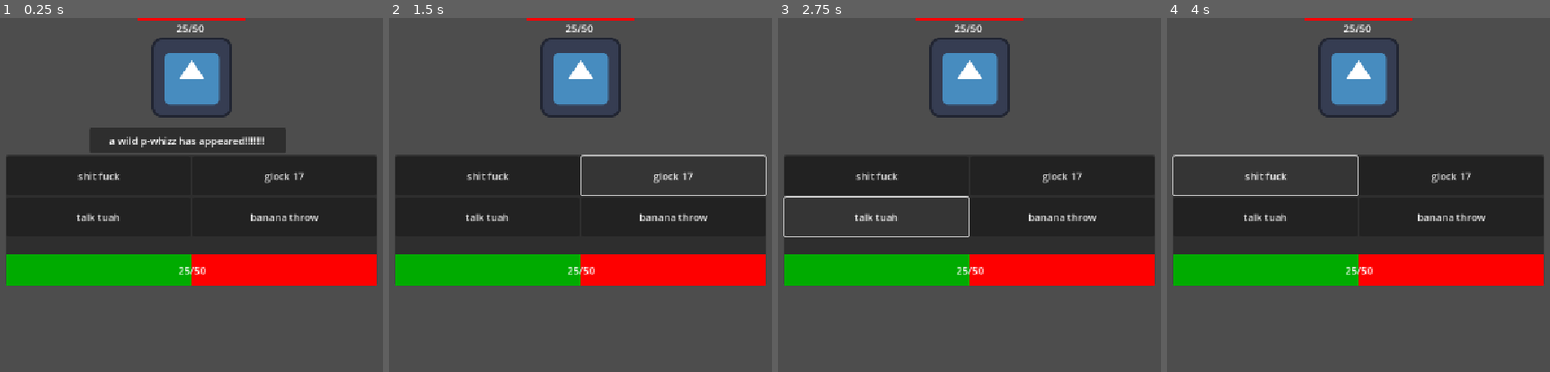
Above: before the commit, frames 1-4 (left to right).
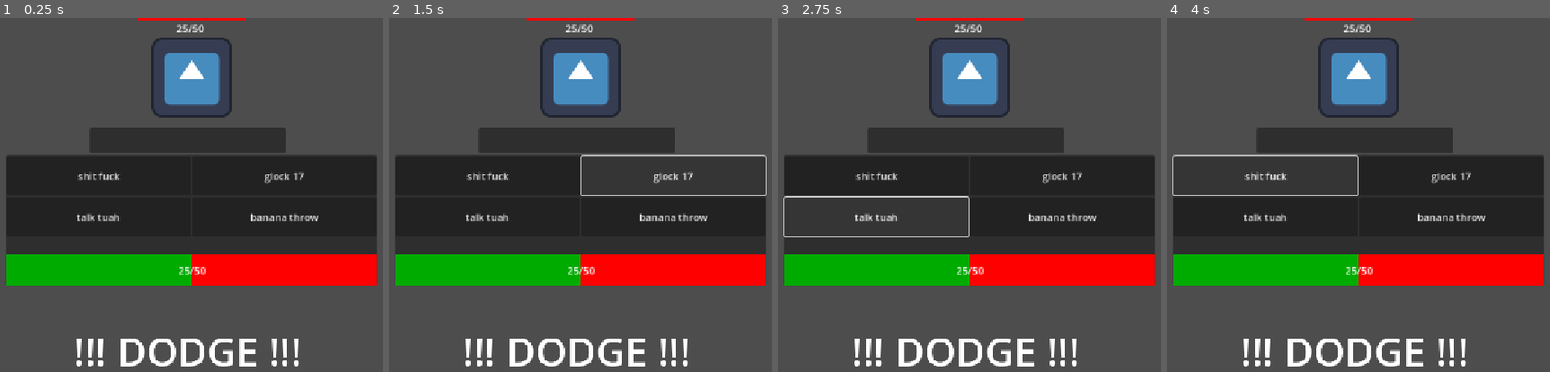
Above: after the commit, the same moments.

Repository: Game-Development-Club-at-UMD/Ludum-Dare-58
Game: Godot game, scene res://Combat/Battle Scene/battle.tscn
Two runs of this game, one before a commit and one after it. Both use one fixed random seed, a clock stepped at 60 frames per second and the inputs below. The engine's default icon, where the game draws it, is replaced by a stand-in: a white triangle on a blue panel in a dark square.
Inputs:
- Up to frame 1 (0.25 s): no input
- Up to frame 2 (1.5 s): click "shit fuck" at 0.5 s; click "glock 17" at 1.25 s
- Up to frame 3 (2.75 s): click "talk tuah" at 2 s
- Up to frame 4 (4 s): click "banana throw" at 2.75 s; click "shit fuck" at 3.5 s

The runs differ from the first frame. In frame 1, 2.4% of the frame differs, in the area x 19-78%, y 33-99%; in frame 2, 5.5%, in the area x 19-78%, y 30-99%; in frame 3, 5.5%; in frame 4, 5.5%.
Error before the commit: Invalid access to property or key 'health' on a base object of type 'Resource (BaseEnemy.gd)'. (res://Combat/Battle)

Commit message:
prep

Diff:
--- a/ludum-dare-58/Combat/Battle Scene/battle.tscn
+++ b/ludum-dare-58/Combat/Battle Scene/battle.tscn
@@ -1,8 +1,9 @@
-[gd_scene load_steps=7 format=3 uid="uid://cp2prdao74j3h"]
+[gd_scene load_steps=8 format=3 uid="uid://cp2prdao74j3h"]
 
-[ext_resource type="Script" uid="uid://c7wrivykeywb6" path="res://Combat/Battle Scene/battle.gd" id="1_ip7xm"]
-[ext_resource type="Resource" uid="uid://bpghkryt3mr0c" path="res://Combat/Pwhizz.tres" id="2_7sfm4"]
-[ext_resource type="Texture2D" uid="uid://dstft2ogyxgit" path="res://icon.svg" id="3_i431l"]
+[ext_resource type="Script" uid="uid://d4jalbtjm0yrc" path="res://Combat/Manager/CombatManager.gd" id="1_16hna"]
+[ext_resource type="PackedScene" uid="uid://b6ic7wsg00p1j" path="res://Enemy/enemy.tscn" id="2_16hna"]
+[ext_resource type="PackedScene" uid="uid://c6a7ifv5dqitu" path="res://Buttons/DodgeButton.tscn" id="2_fd3ov"]
+[ext_resource type="Texture2D" uid="uid://toihdn7brrw5" path="res://icon.svg" id="3_i431l"]
 
 [sub_resource type="StyleBoxFlat" id="StyleBoxFlat_w7wwj"]
 bg_color = Color(0.99607843, 0, 0, 1)
@@ -14,8 +15,14 @@
 bg_color = Color(0.972549, 0, 0.019607844, 1)
 
 [node name="Battle" type="Node3D"]
-script = ExtResource("1_ip7xm")
-enemy = ExtResource("2_7sfm4")
+script = ExtResource("1_16hna")
+
+[node name="Enemy" parent="." instance=ExtResource("2_16hna")]
+unique_name_in_owner = true
+
+[node name="DodgeButton" parent="." instance=ExtResource("2_fd3ov")]
+unique_name_in_owner = true
+position = Vector2(570, 533)
 
 [node name="Playerstats" type="Panel" parent="."]
 anchors_preset = 8
--- a/ludum-dare-58/Combat/Manager/CombatManager.gd
+++ b/ludum-dare-58/Combat/Manager/CombatManager.gd
@@ -1,12 +1,15 @@
-class_name CombatManager
-extends Node
+class_name CombatManager extends Node3D
 
-@onready var dodgeButton : DodgeButton = $DodgeButton
+@onready var dodgeButton : DodgeButton = %DodgeButton
+@onready var enemy : Enemy = %Enemy
 var dodging : bool = false
 
 func _ready() -> void:
 	dodgeButton.connect("dodgeStart", isDodging)
 	dodgeButton.connect("dodgeEnd", stopDodging)
+
+	enemy.connect("sendEnemyMove", callMoveOnPlayer)
+	#player.connect("sendPlayerMove", callMoveOnPlayer)
 
 
 func switchTurn():
@@ -18,3 +21,11 @@
 
 func stopDodging():
 	dodging = false
+
+
+func callMoveOnPlayer():
+	pass
+
+
+func callMoveOnEnemy(moveToCall : Move):
+	moveToCall.DoMove(enemy)
--- a/ludum-dare-58/Combat/Manager/combat_manager.tscn
+++ b/ludum-dare-58/Combat/Manager/combat_manager.tscn
@@ -1,11 +1,18 @@
-[gd_scene load_steps=3 format=3 uid="uid://duuy661qaoaco"]
+[gd_scene load_steps=4 format=3 uid="uid://6drharspt83i"]
 
 [ext_resource type="Script" uid="uid://d4jalbtjm0yrc" path="res://Combat/Manager/CombatManager.gd" id="1_3m3na"]
 [ext_resource type="PackedScene" uid="uid://c6a7ifv5dqitu" path="res://Buttons/DodgeButton.tscn" id="2_mcrup"]
+[ext_resource type="Script" uid="uid://dh1vhk28np72i" path="res://Enemy/Enemy.gd" id="3_t5fjb"]
 
 [node name="CombatManager" type="Node"]
 script = ExtResource("1_3m3na")
 metadata/_custom_type_script = "uid://d4jalbtjm0yrc"
 
 [node name="DodgeButton" parent="." instance=ExtResource("2_mcrup")]
+unique_name_in_owner = true
 position = Vector2(570, 533)
+
+[node name="Enemy" type="Node3D" parent="."]
+unique_name_in_owner = true
+script = ExtResource("3_t5fjb")
+metadata/_custom_type_script = "uid://dh1vhk28np72i"
--- a/ludum-dare-58/Combat/Pwhizz.tres
+++ /dev/null
@@ -1,12 +0,0 @@
-[gd_resource type="Resource" load_steps=4 format=3 uid="uid://bpghkryt3mr0c"]
-
-[ext_resource type="Script" uid="uid://yfidqerdplbl" path="res://Combat/Battle Scene/BaseEnemy.gd" id="1_i4rpk"]
-[ext_resource type="Resource" uid="uid://076mrrrxg5pd" path="res://Body Parts/Resources/GenericLimb.tres" id="1_re55s"]
-[ext_resource type="Texture2D" uid="uid://civy0bjpo5v0d" path="res://IMG_6062.jpg" id="2_re55s"]
-
-[resource]
-script = ExtResource("1_i4rpk")
-name = "p-jizzy"
-texture = ExtResource("2_re55s")
-enemyBodyPart1 = ExtResource("1_re55s")
-enemyBodyPart2 = ExtResource("1_re55s")
--- /dev/null
+++ b/ludum-dare-58/Enemy/Enemy.gd
@@ -0,0 +1,19 @@
+class_name Enemy extends ParentCreature
+
+signal sendEnemyMove(emittedMove : Move)
+
+var rNum : int
+
+## Random Selection of one of the current moves
+func SelectMove():
+	rNum = randi_range(1, getMovesHolder().moveDict.size())
+	sendEnemyMove.emit(getMovesHolder().getMoveFromDict("Move"+ str(rNum)))
+	print(getMovesHolder().getMoveFromDict("Move"+ str(rNum)).getName())
+
+func SendDamageToPlayer() -> void:
+	pass
+
+#func _process(_delta: float) -> void:
+	#if Input.is_action_just_released("ui_accept"):
+		#SelectMove()
+		#
--- /dev/null
+++ b/ludum-dare-58/Enemy/enemy.tscn
@@ -0,0 +1,27 @@
+[gd_scene load_steps=4 format=3 uid="uid://b6ic7wsg00p1j"]
+
+[ext_resource type="Script" uid="uid://dh1vhk28np72i" path="res://Enemy/Enemy.gd" id="1_2pb1h"]
+[ext_resource type="Script" uid="uid://dfvwkgkfiynmy" path="res://Parent Creature/Scripts/torso_holder.gd" id="2_am0pq"]
+[ext_resource type="Script" uid="uid://bplfeeihsj8cx" path="res://Parent Creature/Scripts/limb_holder.gd" id="3_eqilm"]
+
+[node name="Enemy" type="Node3D"]
+script = ExtResource("1_2pb1h")
+metadata/_custom_type_script = "uid://qh05i2jojsec"
+
+[node name="Torso" type="Node3D" parent="."]
+script = ExtResource("2_am0pq")
+
+[node name="LeftArm" type="Node3D" parent="."]
+script = ExtResource("3_eqilm")
+
+[node name="RightArm" type="Node3D" parent="."]
+script = ExtResource("3_eqilm")
+
+[node name="LeftLeg" type="Node3D" parent="."]
+script = ExtResource("3_eqilm")
+
+[node name="RightLeg" type="Node3D" parent="."]
+script = ExtResource("3_eqilm")
+
+[node name="Head" type="Node3D" parent="."]
+script = ExtResource("3_eqilm")
--- a/ludum-dare-58/Enemy_AI_Manager/enemy_manager_tester.tscn
+++ b/ludum-dare-58/Enemy/enemy_manager_tester.tscn
@@ -1,6 +1,6 @@
 [gd_scene load_steps=3 format=3 uid="uid://5g1270je8cs4"]
 
-[ext_resource type="Script" uid="uid://dh1vhk28np72i" path="res://Enemy_AI_Manager/Enemy_Manager.gd" id="1_uhwqb"]
+[ext_resource type="Script" uid="uid://dh1vhk28np72i" path="res://Enemy/Enemy.gd" id="1_uhwqb"]
 [ext_resource type="PackedScene" uid="uid://dr6x0l7rc5yuk" path="res://Parent Creature/Scenes/parent_creature.tscn" id="2_7gwp7"]
 
 [node name="Enemy_Manager_Tester" type="Node2D"]
--- a/ludum-dare-58/Enemy_AI_Manager/Enemy_Manager.gd
+++ /dev/null
@@ -1,18 +0,0 @@
-extends Node
-
-@onready var creature: ParentCreature = $ParentCreature
-
-var rNum
-
-## Random Selection of one of the current moves
-func SelectMove():
-	rNum = randi_range(1, creature.getMovesHolder().moveDict.size())
-	creature.getMovesHolder().getMoveFromDict("Move"+ str(rNum))
-	print(creature.getMovesHolder().getMoveFromDict("Move"+ str(rNum)).getName())
-
-func SendDamageToPlayer() -> void:
-	pass
-
-func _process(delta: float) -> void:
-	if Input.is_action_just_released("ui_accept"):
-		SelectMove()
--- a/ludum-dare-58/Main Scene/Main Scene.tscn
+++ /dev/null
@@ -1,24 +0,0 @@
-[gd_scene load_steps=4 format=3 uid="uid://ckm4jkowybpia"]
-
-[ext_resource type="PackedScene" uid="uid://duuy661qaoaco" path="res://Combat/Manager/combat_manager.tscn" id="1_ny3ru"]
-
-[sub_resource type="Environment" id="Environment_ny3ru"]
-background_mode = 1
-
-[sub_resource type="PlaneMesh" id="PlaneMesh_ny3ru"]
-
-[node name="MainScene" type="Node3D"]
-
-[node name="WorldEnvironment" type="WorldEnvironment" parent="."]
-environment = SubResource("Environment_ny3ru")
-
-[node name="DirectionalLight3D" type="DirectionalLight3D" parent="."]
-transform = Transform3D(1, 0, 0, 0, -4.371139e-08, 1, 0, -1, -4.371139e-08, 0, 1.2361674, 0)
-
-[node name="CombatManager" parent="." instance=ExtResource("1_ny3ru")]
-
-[node name="TempFloor" type="MeshInstance3D" parent="."]
-mesh = SubResource("PlaneMesh_ny3ru")
-
-[node name="TempCamera" type="Camera3D" parent="."]
-transform = Transform3D(0.52991927, -0.219491, 0.8191516, 0, 0.9659259, 0.25881907, -0.8480481, -0.13715321, 0.51186275, 0.74451244, 0.110414475, 0.42737174)
--- a/ludum-dare-58/Moves/AttackMove.gd
+++ b/ludum-dare-58/Moves/AttackMove.gd
@@ -1,14 +1,13 @@
 class_name AttackMove
 extends Move
 
-@export var sprite : Texture2D
 @export var Damage_Value : int = 0
 @export_enum("None", "DamageAtMaxHealth") var modifier_type : int
 
 
 var modifier : Modifier = Modifier.new()
 
-func DoAttack():
+func DoMove(target : ParentCreature) -> void:
 	print(modifier_type)
 	Damage_Value = modifier.apply_modifier(modifier_type, Damage_Value)
-	return Damage_Value
+	#target.callDamage()
--- a/ludum-dare-58/Moves/BaseMove.gd
+++ b/ludum-dare-58/Moves/BaseMove.gd
@@ -2,7 +2,12 @@
 extends Resource
 
 @export var name : String = ""
-
+@export var sprite : Texture2D
 
 func getName() -> String:
 	return name
+
+
+@warning_ignore("unused_parameter")
+func DoMove(target : ParentCreature) -> void:
+	pass
--- a/ludum-dare-58/Parent Creature/Scripts/parent_creature.gd
+++ b/ludum-dare-58/Parent Creature/Scripts/parent_creature.gd
@@ -66,5 +66,4 @@
 
 ## Returns the dictionary in moveHolder
 func getMovesHolder() -> MoveHolder:
-	debug_limb_swapping()
 	return moveHolder
--- a/ludum-dare-58/project.godot
+++ b/ludum-dare-58/project.godot
@@ -30,7 +30,7 @@
 "res://Buttons/": "blue",
 "res://Combat/": "orange",
 "res://CombatTimer/": "yellow",
-"res://Enemy_AI_Manager/": "pink",
+"res://Enemy/": "pink",
 "res://Limb Scenes/": "purple",
 "res://Main Menu/": "orange",
 "res://Moves/": "green",
Renamed: ludum-dare-58/Enemy_AI_Manager/Enemy_Manager.gd.uid -> ludum-dare-58/Enemy/Enemy.gd.uid
